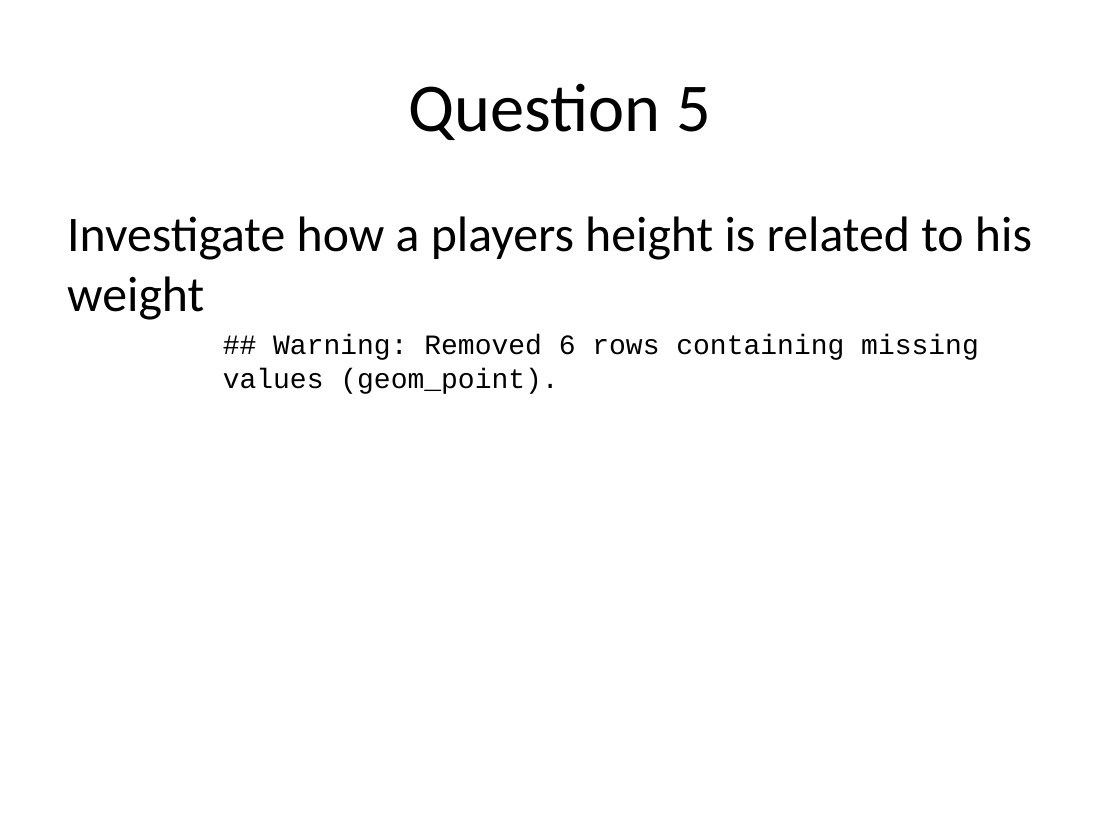
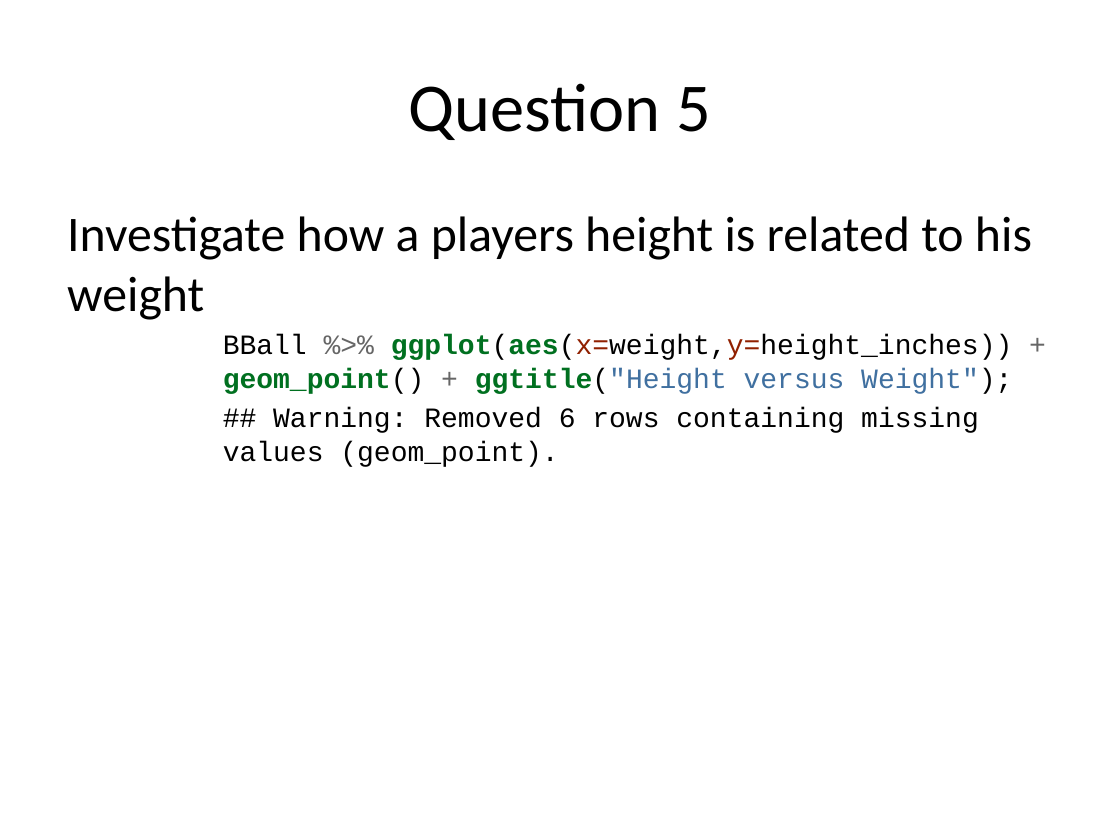
Before and after one commit to rmpalmer/MDS-6306-Doing-Data-Science-Fall-2019, a slide deck: slide 11 of Unit 2/Richard_Palmer_LiveSession_2.pptx (slide 9 before the commit). Drawn at 1120x840 pixels with LibreOffice and Linux fonts; fonts in the diff are those of the drawing. Boxes give left, top, right and bottom in pixels: in the first picture for what was removed or moved away, otherwise in the second. Text is boxed around its words. In the diff, an @@ line names an element or a change of style, - is before the commit and + after.

```diff
--- a/Unit 2/Richard_Palmer_LiveSession_2.pptx
+++ b/Unit 2/Richard_Palmer_LiveSession_2.pptx
@@ text at [223,334,1013,394]: paragraph added @@
+BBall %>% ggplot(aes(x=weight,y=height_inches)) + geom_point() + ggtitle("Height versus Weight");
```
Also in this commit, not shown: 5 other slides changed, 2 slides added, 1 other file.
